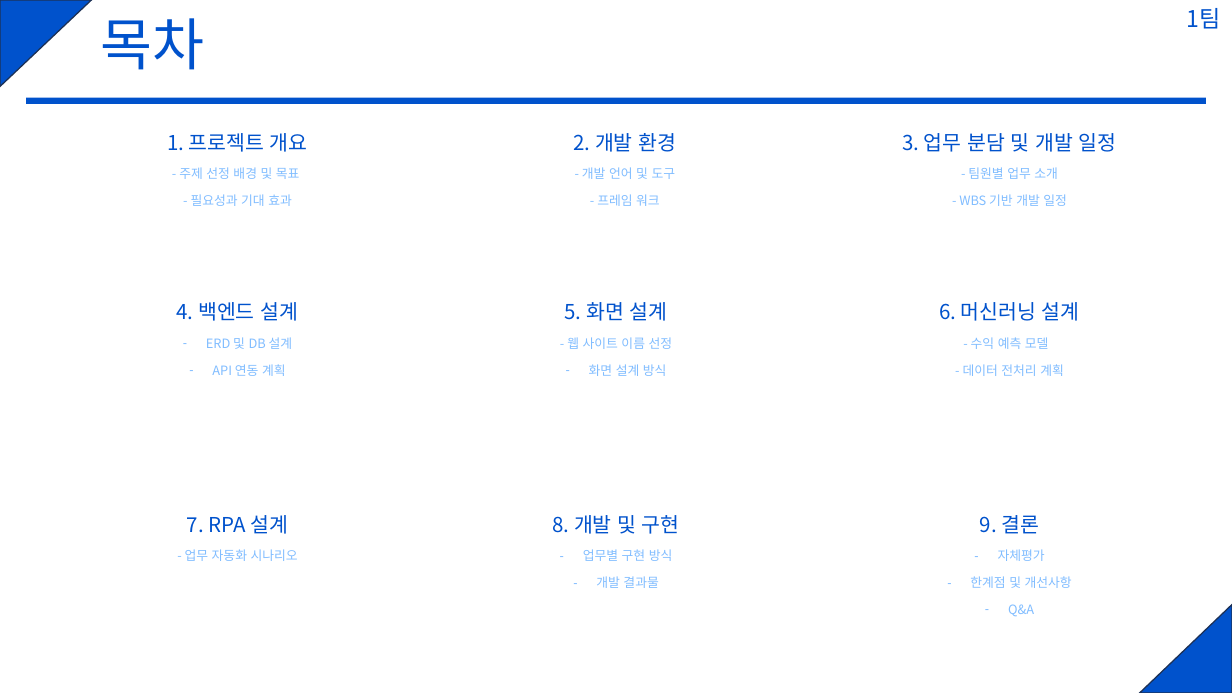
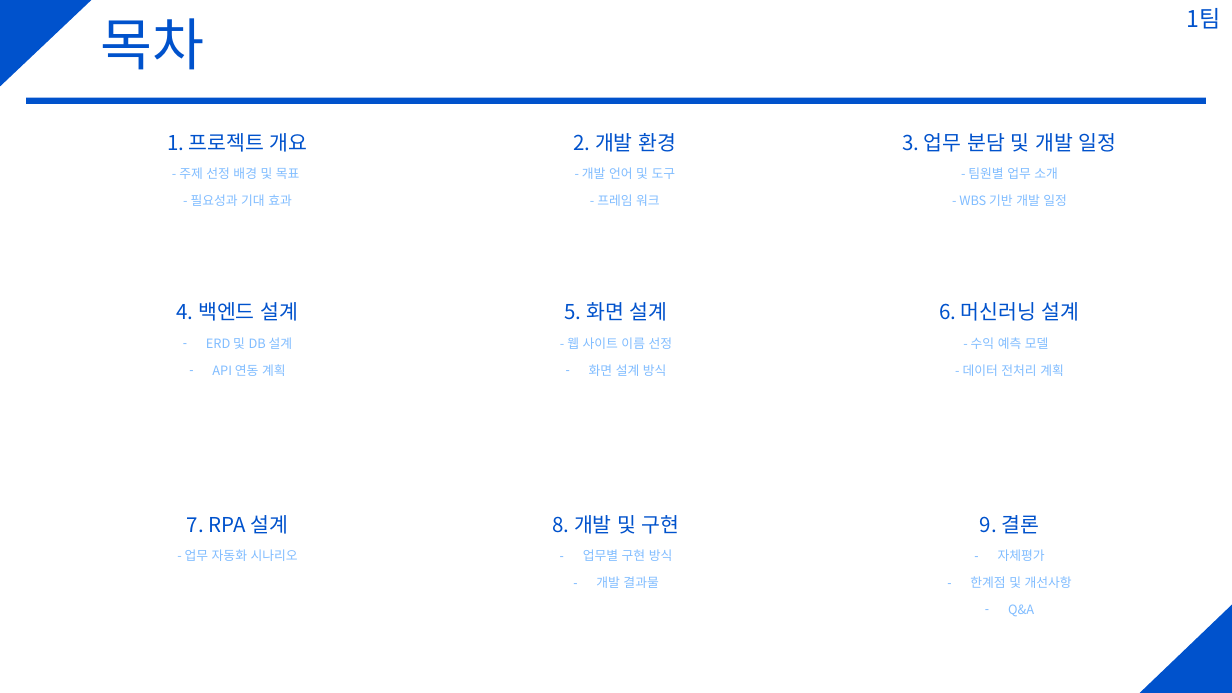
Before and after one commit to Anjunhiw/GlobalMainProject, a slide deck: slide 2 of 산출물/발표자료.pptx. Drawn at 1232x693 pixels with LibreOffice and Linux fonts; fonts in the diff are those of the drawing. Boxes give left, top, right and bottom in pixels: in the first picture for what was removed or moved away, otherwise in the second. Text is boxed around its words. In the diff, an @@ line names an element or a change of style, - is before the commit and + after.

```diff
--- a/산출물/발표자료.pptx
+++ b/산출물/발표자료.pptx
@@ right triangle at <box>0,0,92,86</box>: outline #1E3256 1 pt to none @@
@@ right triangle at <box>1140,604,1232,693</box>: outline #1E3256 1 pt to none @@
```
Also in this commit, not shown: 1 other slide changed, 6 slides added.
